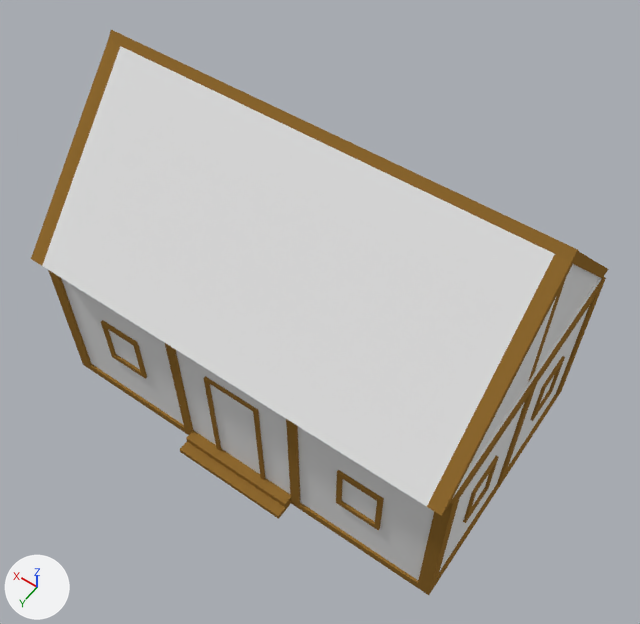
The Blender file Content/New 3D Models/SmallHouse.blend as it was, and as the next commit left it.
The view is the same before and after, from a 50 mm camera at (-5.9, 8.46, 15.61) aimed at (-0.25, 0.55, 3.18). The lights are fixed; the arrows at lower left show +X, +Y and +Z.

The older version as bpy lines, for what is in view:
```python
me_cube = bpy.data.meshes.new('Cube')
me_cube.from_pydata(...)  # 453 vertices, 450 faces; spans x -1.02..1.02, y -1.02..1.17, z -1.0..1.0
# faces by material slot: [197, 253]
me_cube.materials.append(mat_material)  # white #e7e7e7
me_cube.materials.append(mat_material_001)  # brown #966f33
me_cube_001 = bpy.data.meshes.new('Cube.001')
me_cube_001.from_pydata(...)  # 70 vertices, 69 faces; spans x -1.0..1.01, y -1.03..1.03, z -1.0..1.2
# faces by material slot: [21, 48]
me_cube_001.materials.append(mat_material)  # white #e7e7e7
me_cube_001.materials.append(mat_material_001)  # brown #966f33
ob_cube = bpy.data.objects.new('Cube', me_cube)
ob_cube.location = (0.15, 0.0, 1.88)
ob_cube.scale = (4.18, 2.6, 1.82)
ob_cube_001 = bpy.data.objects.new('Cube.001', me_cube_001)
ob_cube_001.location = (0.14, 0.03, 5.12)
ob_cube_001.scale = (4.22, 2.79, 1.42)
```
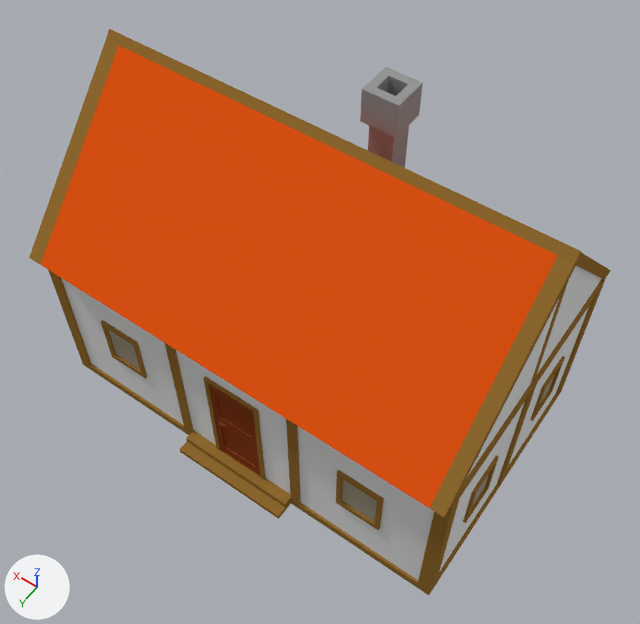
Commit message: SmallHouse - added colors

Changed parts and their boxes [x1, y1, x2, y2] in the pictures (640 x 624 px):
'Cube.001', recoloured, rescaled (white to orange): before [31, 30, 608, 516]; after [29, 29, 611, 517]
'Cube.002', added: after [360, 67, 423, 168]
'Plane', added (brown): after [208, 383, 260, 476]
part 1 of me_cube_001, recoloured (white to orange): [42, 46, 555, 507] in both
part 2 of me_cube, recoloured: before [210, 384, 260, 474]
part 3 of me_cube, recoloured: [540, 376, 554, 403] in both
part 4 of me_cube, recoloured (grey to brown): [342, 474, 489, 522] in both
part 5 of me_cube, recoloured (grey to brown): [109, 330, 140, 369] in both

What changed in the scene script:
```text
Add mat_material_003:
    mat_material_003 = diffuse_material('Material.003')
    mat_material_003.base_color = (0.371, 0.328, 0.242)  # beige #a49b87
Add mat_material_002:
    mat_material_002 = diffuse_material('Material.002')
    mat_material_002.base_color = (0.8, 0.0921, 0.00683)  # orange #e75614
Add mat_material_004:
    mat_material_004 = diffuse_material('Material.004')
    mat_material_004.base_color = (0.311, 0.311, 0.311)  # grey #979797
Add mat_material_005:
    mat_material_005 = diffuse_material('Material.005')
    mat_material_005.base_color = (0.246, 0.0493, 0.0137)  # brown #883f1f
Change me_cube_001:
    where me_cube_001.from_pydata(...)  # 70 vertices, 69 faces; spans x -1.0..1.01, y -1.03..1.03, z -1.0..1.2
    used by ob_cube_001; location = (0.14, 0.03, 5.12); scale = (4.22, 2.79, 1.42)
    me_cube_001 part 1: all 2 faces centred in x 0.0, y -0.53..0.54, z 0.05..0.06 switch from mat_material (white #e7e7e7) to mat_material_002 (orange #e75614)
Change me_cube:
    where me_cube.from_pydata(...)  # 453 vertices, 450 faces; spans x -1.02..1.02, y -1.02..1.17, z -1.0..1.0
    used by ob_cube; location = (0.15, 0.0, 1.88); scale = (4.18, 2.6, 1.82)
    me_cube part 2: all 2 faces centred in x -0.06..0.06, y 1.0, z -0.21 switch from mat_material (white #e7e7e7) to mat_material_002 (orange #e75614)
    me_cube part 3: 2 of the faces centred in x -1.01..-0.65, y -1.0..-0.48, z 0.0 switch from mat_material (white #e7e7e7) to mat_material_003 (beige #a49b87)
    me_cube part 4: 2 of the faces centred in x -1.01..-0.64, y 0.48..1.0, z 0.0 switch from mat_material (white #e7e7e7) to mat_material_003 (beige #a49b87)
    me_cube part 5: 2 of the faces centred in x 0.64..1.01, y 0.48..1.0, z 0.0 switch from mat_material (white #e7e7e7) to mat_material_003 (beige #a49b87)
Add me_cube_002:
    me_cube_002.from_pydata(...)  # 24 vertices, 22 faces; spans x -1.45..1.45, y -1.45..1.45, z -0.94..2.02
    me_cube_002.materials.append(mat_material_004)  # grey #979797
Add me_plane:
    me_plane.from_pydata(...)  # 56 vertices, 50 faces; spans x -1.0..1.0, y -1.21..1.1, z -0.03..0.04
    me_plane.materials.append(mat_material_005)  # brown #883f1f
Change ob_cube_001:
    ob_cube_001.scale: (4.22, 2.79, 1.42) -> (4.27, 2.79, 1.42)
Add ob_cube_002:
    ob_cube_002 = bpy.data.objects.new('Cube.002', me_cube_002)
    ob_cube_002.location = (-0.49, -0.96, 5.96)
    ob_cube_002.scale = (0.227, 0.227, 0.638)
Add ob_plane:
    ob_plane = bpy.data.objects.new('Plane', me_plane)
    ob_plane.location = (0.15, 2.63, 1.44)
    ob_plane.rotation_euler = (-1.571, 0.0, 0.0)  # degrees (-90, 0, 0)
    ob_plane.scale = (0.521, 1.05, 1.05)
```
